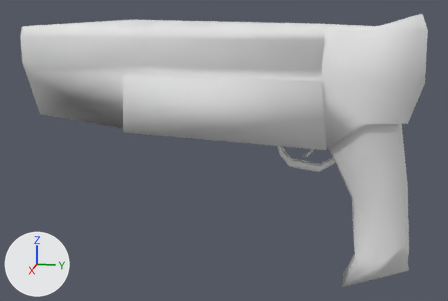
The Blender file Assets/Models/Gun.blend as it was, and as the next commit left it.
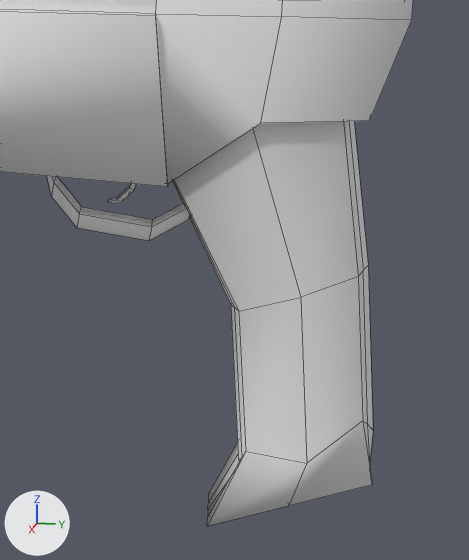
Each version appears first whole from a 50 mm lens placed at (13.24, 0.5, 2.38), pointed at (-0.02, -2.15, -0.93), and next in a close-up on the part from 58% to 100% of the width and 25% to 100% of the height. The axes (+X, +Y, +Z) are drawn at lower left. The lights are the same throughout. The close-ups show mesh edges as thin lines.

In view in the first close-up: 'Handle', 'Pistol', 'Plane'.
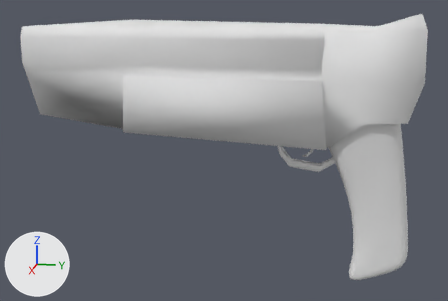
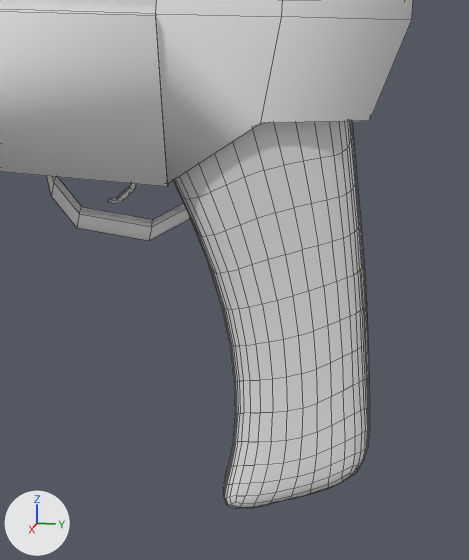
Location of each change, [x1, y1, x2, y2] in pixels of the close-ups (469 x 560 px):
'Handle', modifiers changed: before [172, 121, 373, 526]; after [173, 121, 370, 509]

What changed in the scene script:
```text
Change ob_handle:
    add _m = ob_handle.modifiers.new('Subsurf', 'SUBSURF')
```
